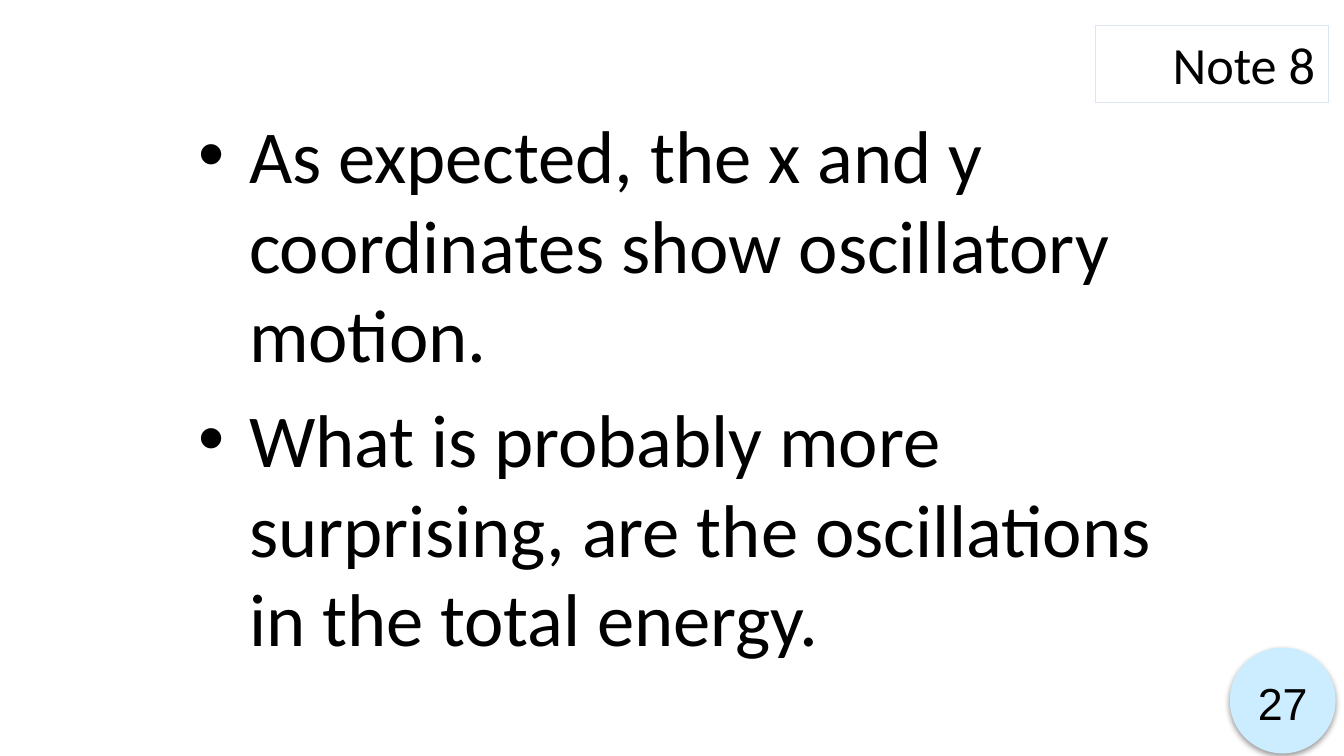
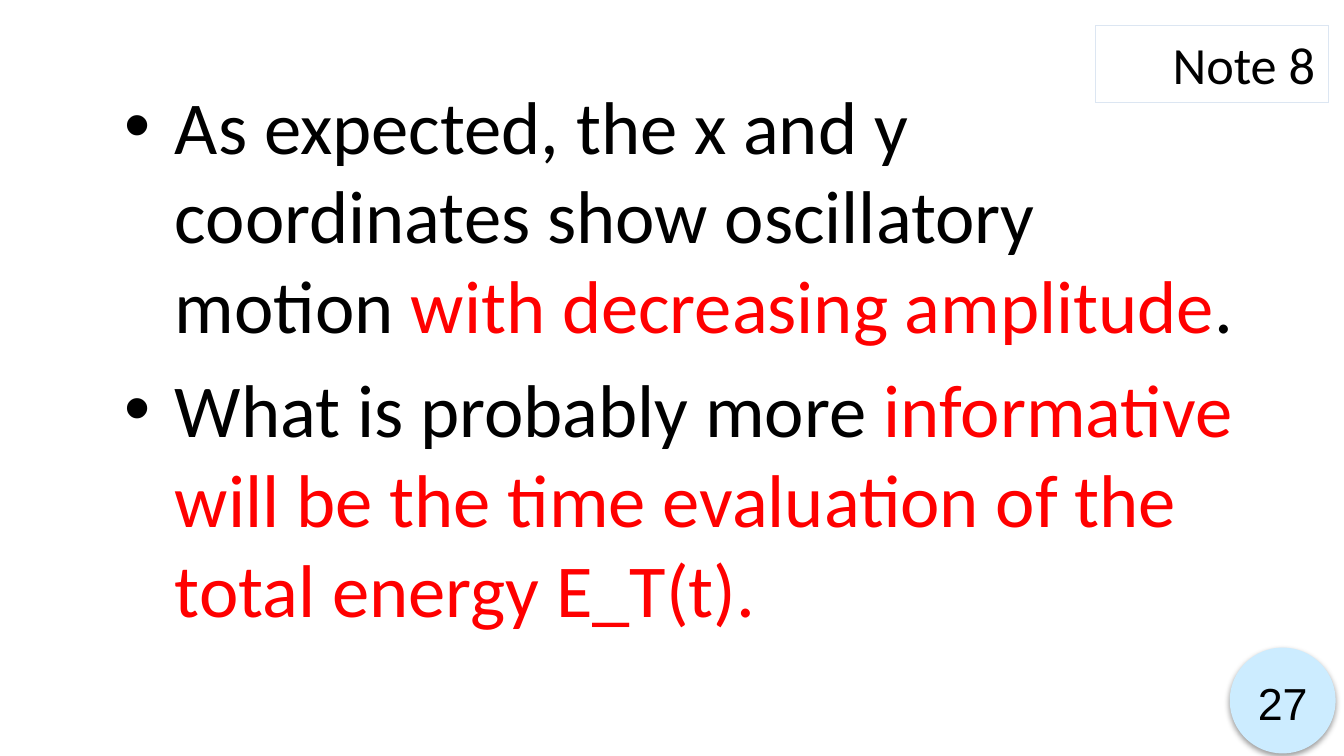
Before and after one commit to ryo0921/KyotoUx-009x, a slide deck: slide 27 of 01/Week 1-4_script.pptx. Drawn at 1344x756 pixels with LibreOffice and Linux fonts; fonts in the diff are those of the drawing. Boxes give left, top, right and bottom in pixels: in the first picture for what was removed or moved away, otherwise in the second. Text is boxed around its words. In the diff, an @@ line names an element or a change of style, - is before the commit and + after.

```diff
--- a/01/Week 1-4_script.pptx
+++ b/01/Week 1-4_script.pptx
@@ text at box(175, 102, 1233, 630): text changed; text colour #000000 to #FF0000 @@
-• As expected, the x and y coordinates show oscillatory motion.
-• What is probably more surprising, are the oscillations in the total energy.
+• As expected, the x and y coordinates show oscillatory motion with decreasing amplitude.
+• What is probably more informative will be the time evaluation of the total energy E_T(t).
```
Also in this commit, not shown: 8 other slides changed, 3 slides removed, 41 other files.
